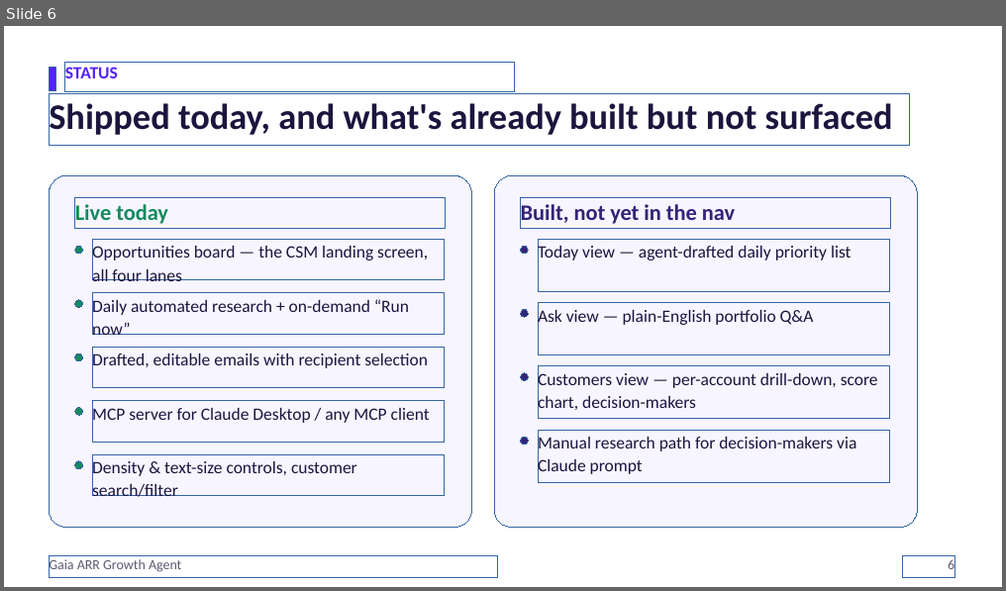
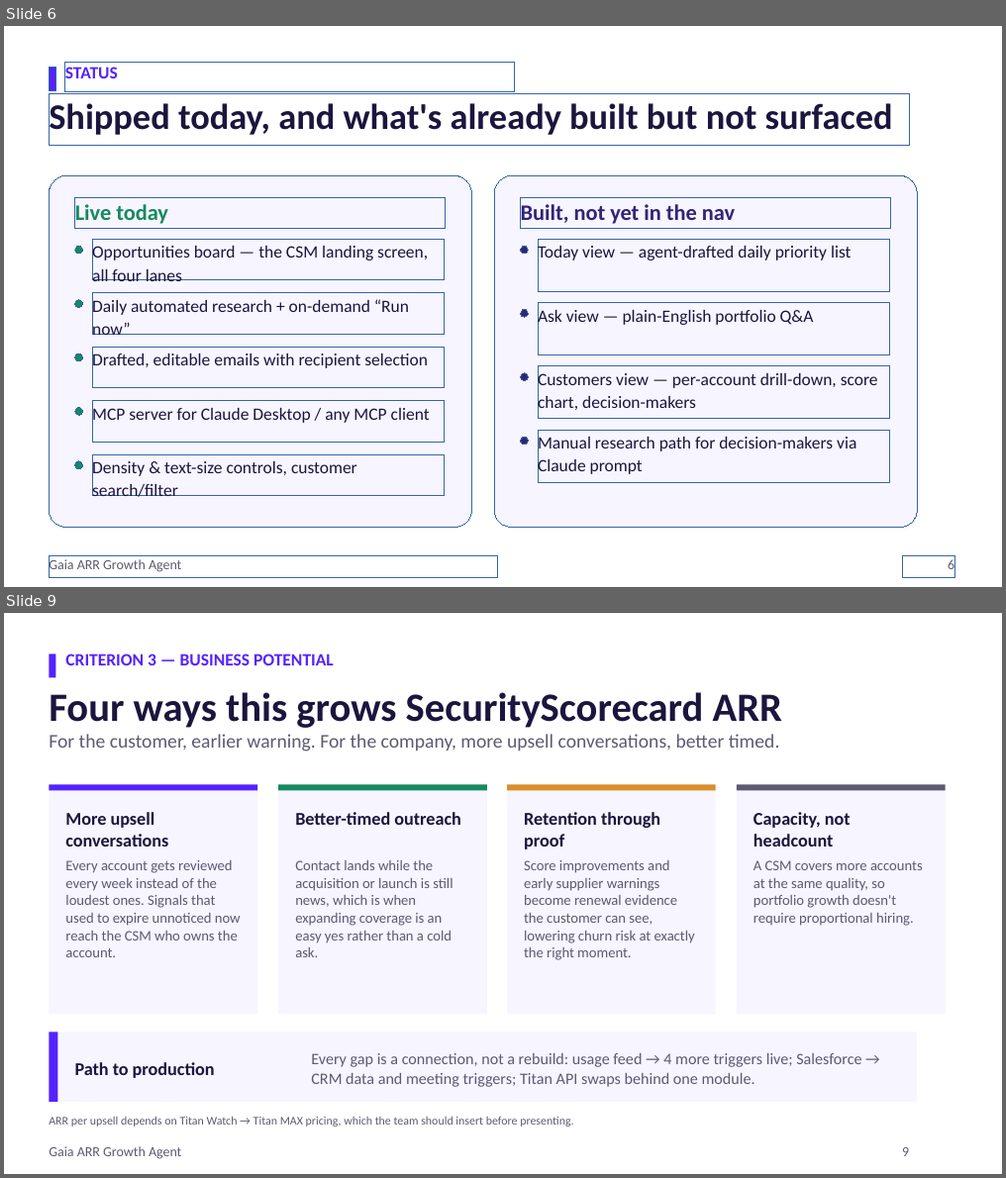
Before and after one commit to samcaasi-cra/upsell-machine-repo, a slide deck: Gaia Upsell Machine Presentation for Hackathon - updated by Alex.pptx. Shown one above the other, each under a label of ours: slide 6 before the commit, slides 6 and 9 after it; the slides between them are not shown. The pictures are 1006x591 and 1006x1178 pixels, drawn with LibreOffice and Linux fonts; fonts in the diff are those of the drawing. Boxes give left, top, right and bottom in pixels: in the first picture for what was removed or moved away, otherwise in the second. Text is boxed around its words. In the diff, an @@ line names an element or a change of style, - is before the commit and + after.

```diff
--- a/Gaia Upsell Machine Presentation for Hackathon - updated by Alex.pptx
+++ b/Gaia Upsell Machine Presentation for Hackathon - updated by Alex.pptx
@@ slide 9 added at (x1=4, y1=613, x2=1002, y2=1174), background #FFFFFF @@
@@ rectangle added at (x1=49, y1=654, x2=55, y2=678), fill #5422FF @@
@@ text added at (x1=65, y1=654, x2=334, y2=665), 12.5 pt, text #5422FF, bold @@
+CRITERION 3 — BUSINESS POTENTIAL
@@ text added at (x1=49, y1=692, x2=782, y2=728), 29 pt, text #1C153E, bold @@
+Four ways this grows SecurityScorecard ARR
@@ text added at (x1=49, y1=734, x2=780, y2=752), 14 pt, text #5D5A72 @@
+For the customer, earlier warning. For the company, more upsell conversations, better timed.
@@ rectangle added at (x1=49, y1=784, x2=257, y2=1014), fill #F7F5FF @@
@@ rectangle added at (x1=49, y1=784, x2=257, y2=790), fill #5422FF @@
@@ rectangle added at (x1=278, y1=784, x2=487, y2=1014), fill #F7F5FF @@
@@ rectangle added at (x1=278, y1=784, x2=487, y2=790), fill #158A5E @@
@@ rectangle added at (x1=507, y1=784, x2=716, y2=1014), fill #F7F5FF @@
@@ rectangle added at (x1=507, y1=784, x2=716, y2=790), fill #D98E2B @@
@@ rectangle added at (x1=737, y1=784, x2=945, y2=1014), fill #F7F5FF @@
@@ rectangle added at (x1=737, y1=784, x2=945, y2=790), fill #5D5A72 @@
@@ text added at (x1=65, y1=812, x2=168, y2=847), 13 pt, text #1C153E, bold @@
+More upsell conversations
@@ text added at (x1=295, y1=812, x2=461, y2=825), 13 pt, text #1C153E, bold @@
+Better-timed outreach
@@ text added at (x1=524, y1=812, x2=660, y2=850), 13 pt, text #1C153E, bold @@
+Retention through proof
@@ text added at (x1=753, y1=812, x2=850, y2=847), 13 pt, text #1C153E, bold @@
+Capacity, not headcount
@@ text added at (x1=65, y1=861, x2=241, y2=958), 10.5 pt, text #5D5A72 @@
+Every account gets reviewed every week instead of the loudest ones. Signals that used to expire unnoticed now reach the CSM who owns the account.
@@ text added at (x1=295, y1=861, x2=452, y2=958), 10.5 pt, text #5D5A72 @@
+Contact lands while the acquisition or launch is still news, which is when expanding coverage is an easy yes rather than a cold ask.
@@ text added at (x1=524, y1=861, x2=695, y2=960), 10.5 pt, text #5D5A72 @@
+Score improvements and early supplier warnings become renewal evidence the customer can see, lowering churn risk at exactly the right moment.
@@ text added at (x1=753, y1=861, x2=923, y2=926), 10.5 pt, text #5D5A72 @@
+A CSM covers more accounts at the same quality, so portfolio growth doesn't require proportional hiring.
@@ rectangle added at (x1=49, y1=1032, x2=917, y2=1102), fill #F7F5FF @@
@@ rectangle added at (x1=49, y1=1032, x2=57, y2=1102), fill #5422FF @@
@@ text added at (x1=311, y1=1054, x2=861, y2=1087), 11.5 pt, text #5D5A72 @@
+Every gap is a connection, not a rebuild: usage feed → 4 more triggers live; Salesforce → CRM data and meeting triggers; Titan API swaps behind one module.
@@ text added at (x1=75, y1=1062, x2=215, y2=1078), 13 pt, text #1C153E, bold @@
+Path to production
@@ text added at (x1=49, y1=1116, x2=573, y2=1127), 8.5 pt, text #5D5A72 @@
+ARR per upsell depends on Titan Watch → Titan MAX pricing, which the team should insert before presenting.
@@ text added at (x1=49, y1=1147, x2=181, y2=1159), 10 pt, text #5D5A72 @@
+Gaia ARR Growth Agent
@@ text added at (x1=902, y1=1148, x2=909, y2=1157), 10 pt, text #5D5A72 @@
+9
```
Also in this commit, not shown: 4 other slides added.
